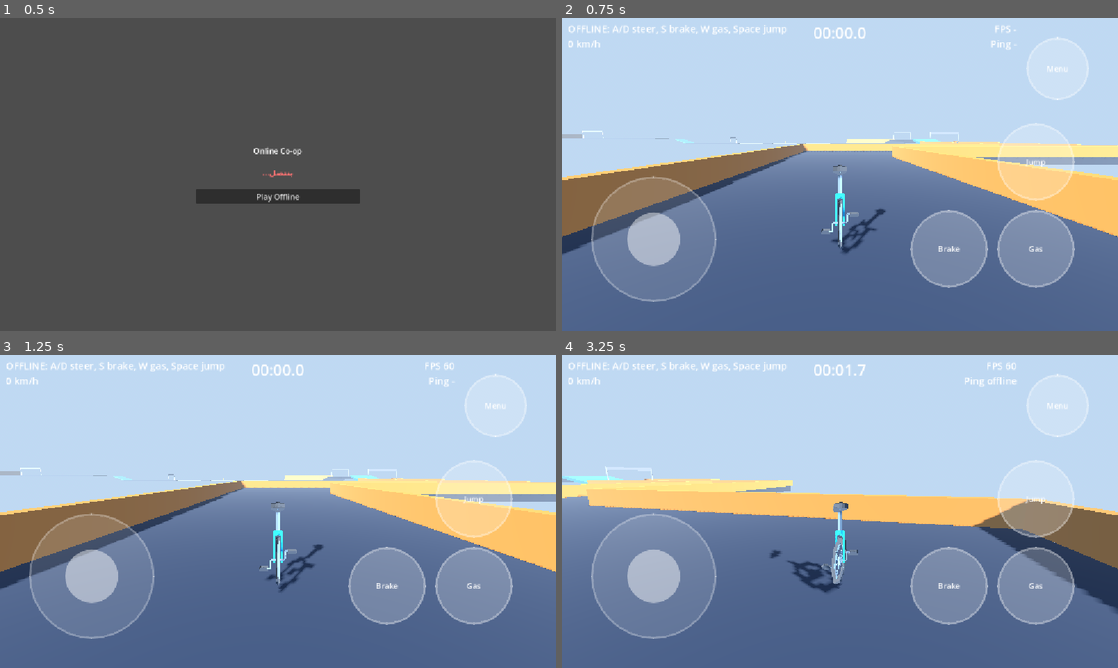
Above: before the commit, frames 1-4 (two rows, left to right).
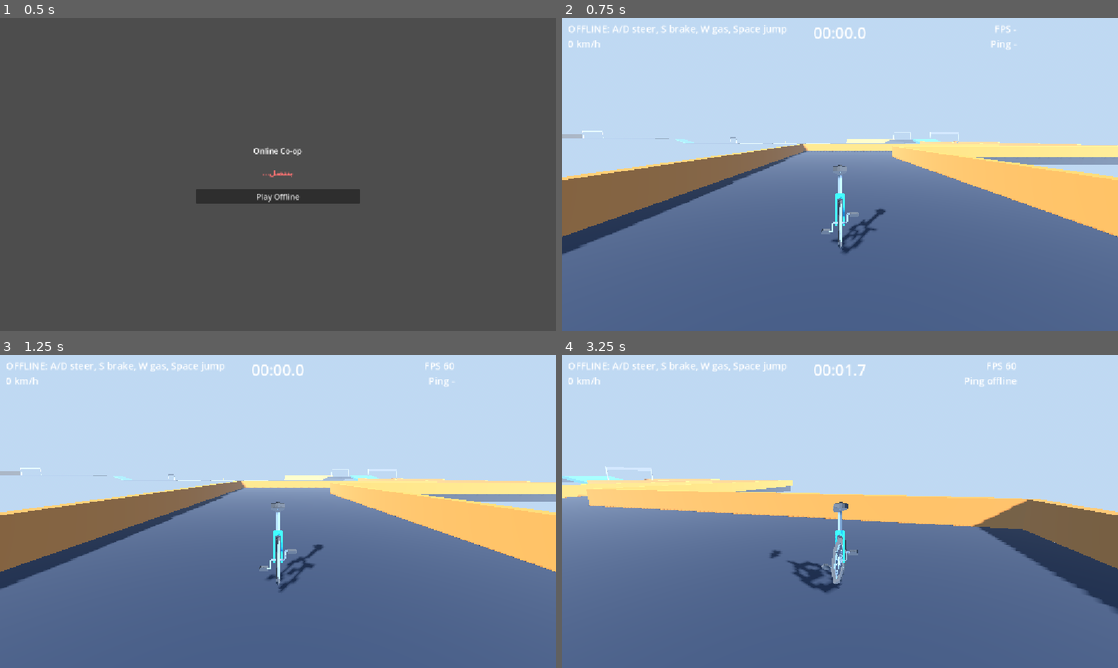
Above: after the commit, the same moments.

Repository: MTAWER77/online-
Game: Godot game, scene res://scenes/ui/main_menu.tscn
Two runs of this game, one before a commit and one after it. Both use one fixed random seed, a clock stepped at 60 frames per second and the inputs below.
Inputs (mouse positions are in pixels of both pictures, inside the frame that each line leads up to):
- Up to frame 1 (0.5 s): no input
- Up to frame 2 (0.75 s): click "Play Offline" at 0.5 s
- Up to frame 3 (1.25 s): no input
- Up to frame 4 (3.25 s): tap Enter at 1.25 s; move the mouse to (962, 495) at 1.27 s; hold D (move_right) 1.28-2 s; click (962, 495) at 1.42 s; tap Space (jump) at 1.52 s; drag from (728, 527) to (812, 574) at 2.02 s; move the mouse to (895, 442) at 2.77 s; hold D (move_right) from 2.78 s (still down)

Frame 1 is identical in both runs. In frame 2, 9.6% of the frame differs, in the area x 5-95%, y 6-91%; in frame 3, 9.6%; in frame 4, 8.8%.

Commit message:
Mobile controls: detect device (android/ios/web mobile) and remove them on desktop
Co-Authored-By: Claude Sonnet 5.5 <noreply@anthropic.com>
Claude-Session: https://claude.ai/code/session_01ERKS8aBLCvtBjR1PsxtFYC

Diff:
--- a/scripts/ui/mobile_controls.gd
+++ b/scripts/ui/mobile_controls.gd
@@ -4,7 +4,7 @@
 ## كل لاعب بيستخدم بس الأزرار بتاعة دوره: الـ host دركسيون + Brake، والـ client Gas + Jump (أوفلاين الكل).
 ## الشكل كله في mobile_controls.tscn. السكريبت بس بيترجم اللمس لـ Input actions (multi-touch).
 
-# بيظهر على أجهزة اللمس بس. شغّله true لو عايز تشوفه على الكمبيوتر وتجرّب بالماوس.
+# بيظهر على الموبايل/التابلت بس (بيتشال على الكمبيوتر). شغّله true لو عايز تشوفه على الكمبيوتر وتجرّب بالماوس.
 @export var show_on_desktop: bool = false
 @export var deadzone: float = 0.15
 
@@ -23,10 +23,10 @@
 
 
 func _ready() -> void:
-	_active = show_on_desktop or DisplayServer.is_touchscreen_available()
-	visible = _active
-	set_process_input(_active)
+	_active = show_on_desktop or _is_mobile_device()
 	if not _active:
+		# كمبيوتر: نشيل تحكم الموبايل خالص (حتى لو الشاشة لمس)
+		queue_free()
 		return
 	_buttons[_gas_button] = &"move_forward"
 	_buttons[_brake_button] = &"move_back"
@@ -36,6 +36,12 @@
 	Input.emulate_mouse_from_touch = false
 	Input.emulate_touch_from_mouse = show_on_desktop
 	_reset_joystick()
+
+
+# موبايل/تابلت فعلًا (أندرويد أو iOS، أو متصفح على واحد منهم)، مش مجرد شاشة لمس على لابتوب
+func _is_mobile_device() -> bool:
+	return OS.has_feature("android") or OS.has_feature("ios") \
+		or OS.has_feature("web_android") or OS.has_feature("web_ios")
 
 
 func _exit_tree() -> void:
